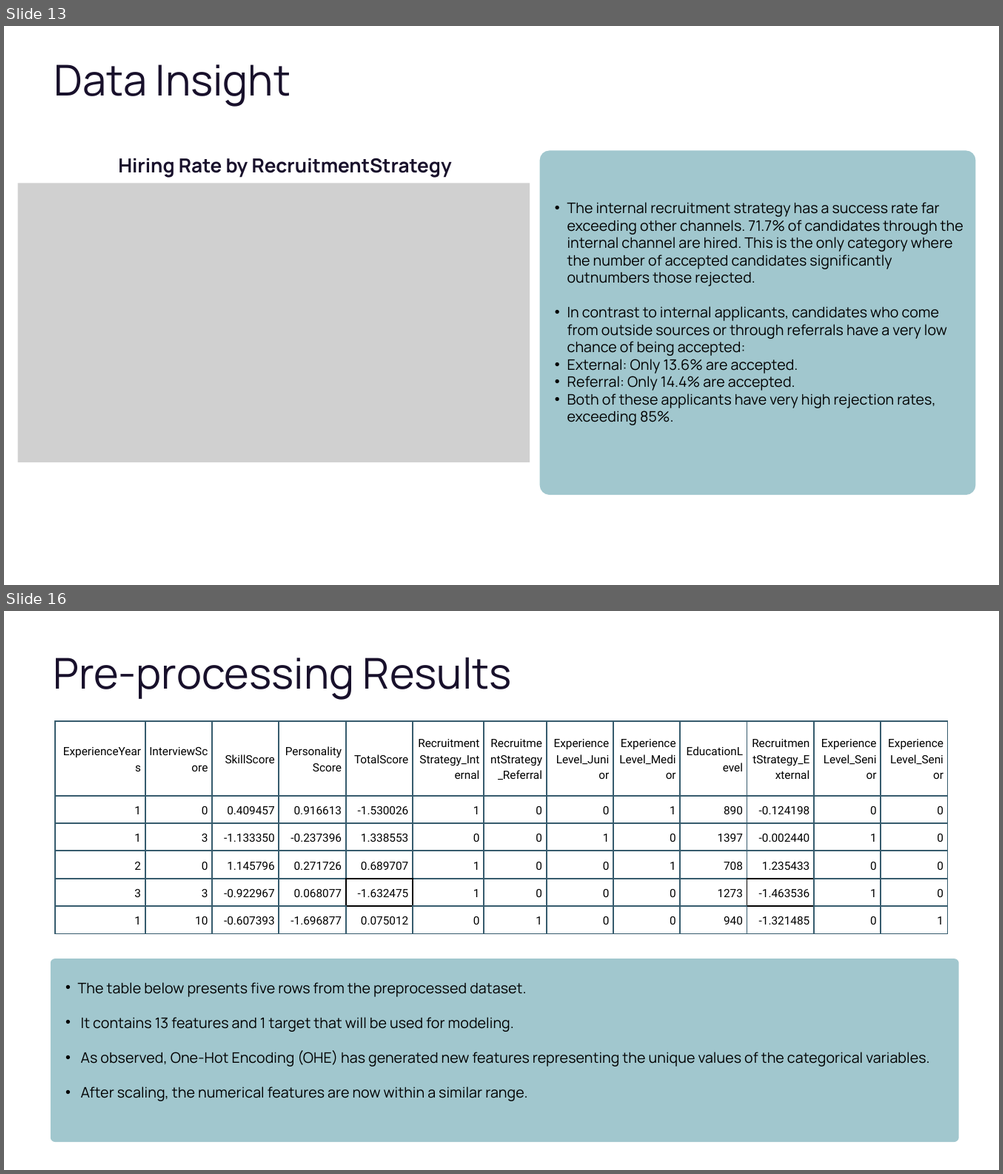
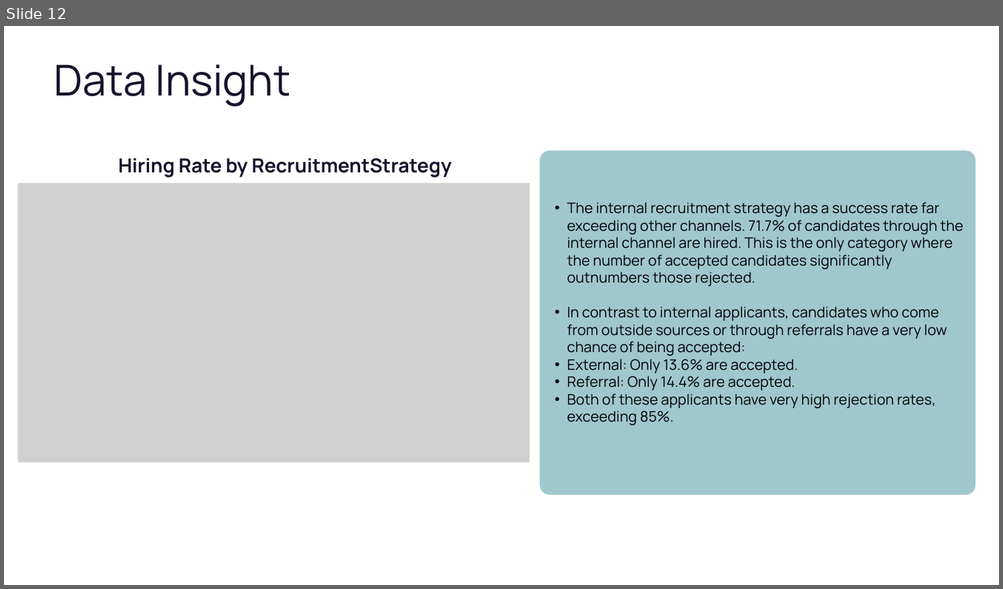
Before and after one commit to fadlinur/Final-Project, a slide deck: Stage 1/Exploratory Data Analysis.pptx. Shown one above the other, each under a label of ours: slides 13 and 16 before the commit, slide 12 after it; the slides between them are not shown. The pictures are 1003x1174 and 1003x589 pixels, drawn with LibreOffice and Linux fonts; fonts in the diff are those of the drawing; grey boxes stand for pictures; background and template pictures are left out. Boxes give left, top, right and bottom in pixels: in the first picture for what was removed or moved away, otherwise in the second. Text is boxed around its words. In the diff, an @@ line names an element or a change of style, - is before the commit and + after.

```diff
--- a/Stage 1/Exploratory Data Analysis.pptx
+++ b/Stage 1/Exploratory Data Analysis.pptx
@@ slide 16 removed at (4,611,999,1170), background picture (left out) @@
@@ text removed at (53,657,512,700) @@
-Pre-processing Results
@@ table removed at (55,721,945,934), 6 rows, 13 columns @@
-ExperienceYears | InterviewScore | SkillScore | PersonalityScore | TotalScore | RecruitmentStrategy_Internal | RecruitmentStrategy_Referral | ExperienceLevel_Junior | ExperienceLevel_Medior | EducationLevel | RecruitmentStrategy_External | ExperienceLevel_Senior | ExperienceLevel_Senior
-1 | 0 | 0.409457 | 0.916613 | -1.530026 | 1 | 0 | 0 | 1 | 890 | -0.124198 | 0 | 0
-1 | 3 | -1.133350 | -0.237396 | 1.338553 | 0 | 0 | 1 | 0 | 1397 | -0.002440 | 1 | 0
-2 | 0 | 1.145796 | 0.271726 | 0.689707 | 1 | 0 | 0 | 1 | 708 | 1.235433 | 0 | 0
-3 | 3 | -0.922967 | 0.068077 | -1.632475 | 1 | 0 | 0 | 0 | 1273 | -1.463536 | 1 | 0
-1 | 10 | -0.607393 | -1.696877 | 0.075012 | 0 | 1 | 0 | 0 | 940 | -1.321485 | 0 | 1
@@ freeform shape removed at (50,959,959,1142) @@
@@ text removed at (78,982,929,1102) @@
-  • The table below presents five rows from the preprocessed dataset.
-  • It contains 13 features and 1 target that will be used for modeling.
-  • As observed, One-Hot Encoding (OHE) has generated new features representing the unique values of the categorical variables.
-  • After scaling, the numerical features are now within a similar range.
@@ what was slide 13 is now slide 12 @@
```
Also in this commit, not shown: 7 slides changed, 9 slides added, 4 other slides removed.
